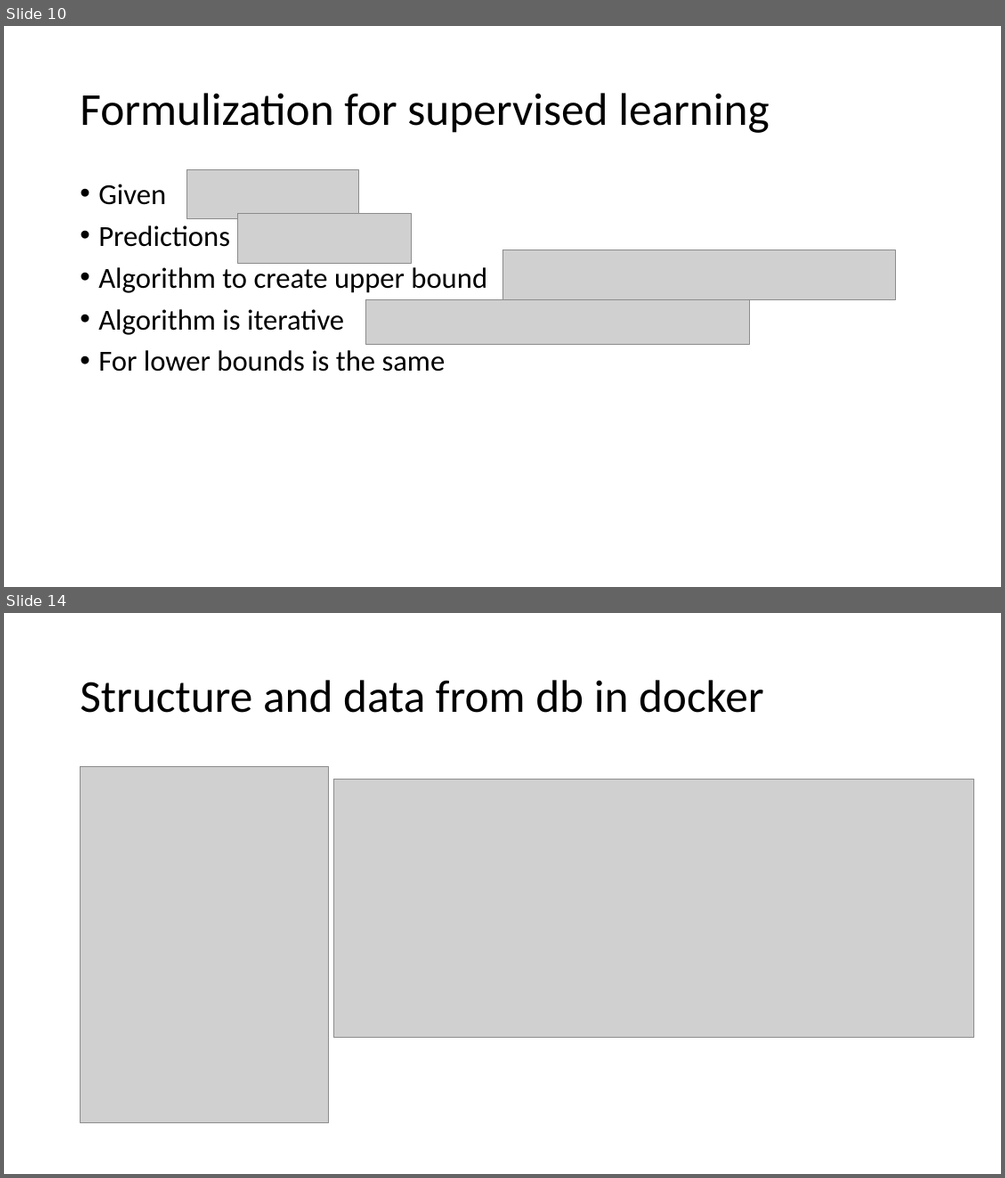
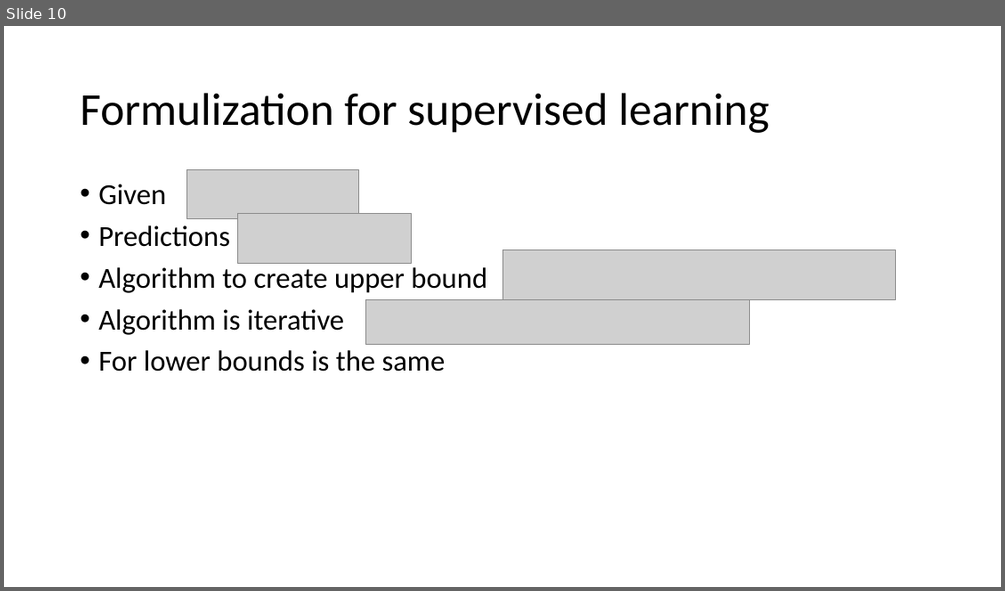
Before and after one commit to NickThe1/kbtu-data-visualization, a slide deck: distrib.pptx. Shown one above the other, each under a label of ours: slides 10 and 14 before the commit, slide 10 after it; the slides between them are not shown. The pictures are 1005x1178 and 1005x591 pixels, drawn with LibreOffice and Linux fonts; fonts in the diff are those of the drawing; grey boxes stand for pictures. Boxes give left, top, right and bottom in pixels: in the first picture for what was removed or moved away, otherwise in the second. Text is boxed around its words. In the diff, an @@ line names an element or a change of style, - is before the commit and + after.

```diff
--- a/distrib.pptx
+++ b/distrib.pptx
@@ slide 14 removed at box(4, 613, 1001, 1174), background #FFFFFF @@
@@ title removed at box(80, 680, 764, 713) @@
-Structure and data from db in docker
@@ picture removed at box(81, 766, 329, 1122) @@
@@ picture removed at box(334, 779, 974, 1038) @@
```
Also in this commit, not shown: 3 slides changed, 4 slides added, 3 other slides removed, 6 other files.
